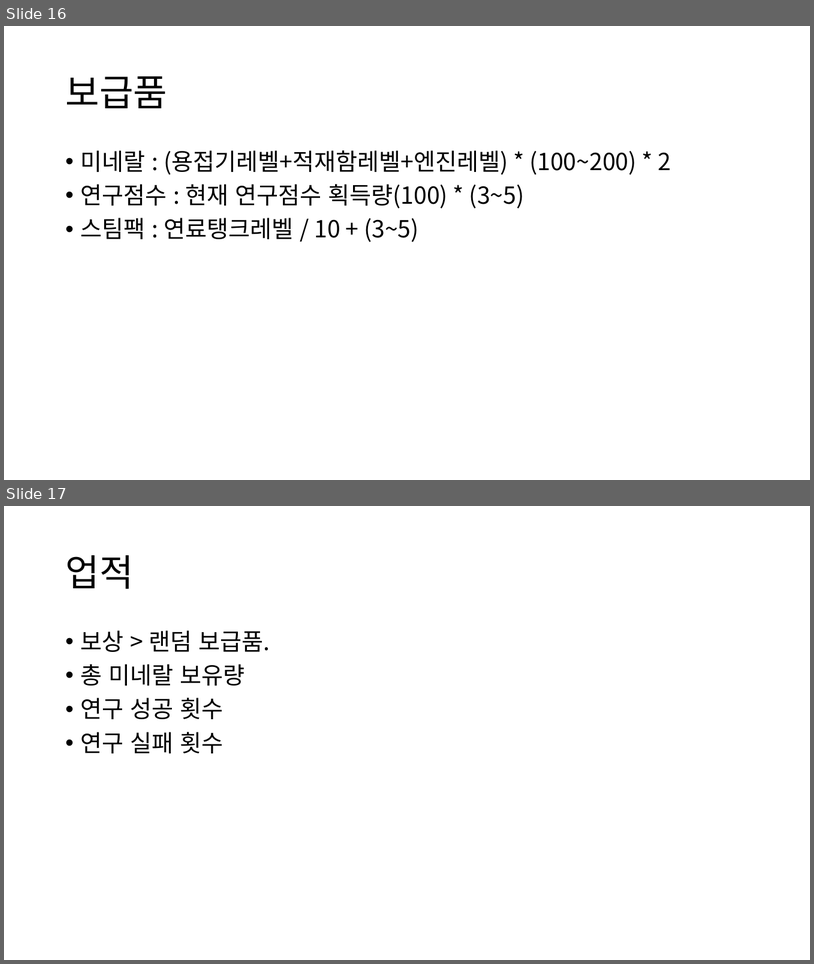
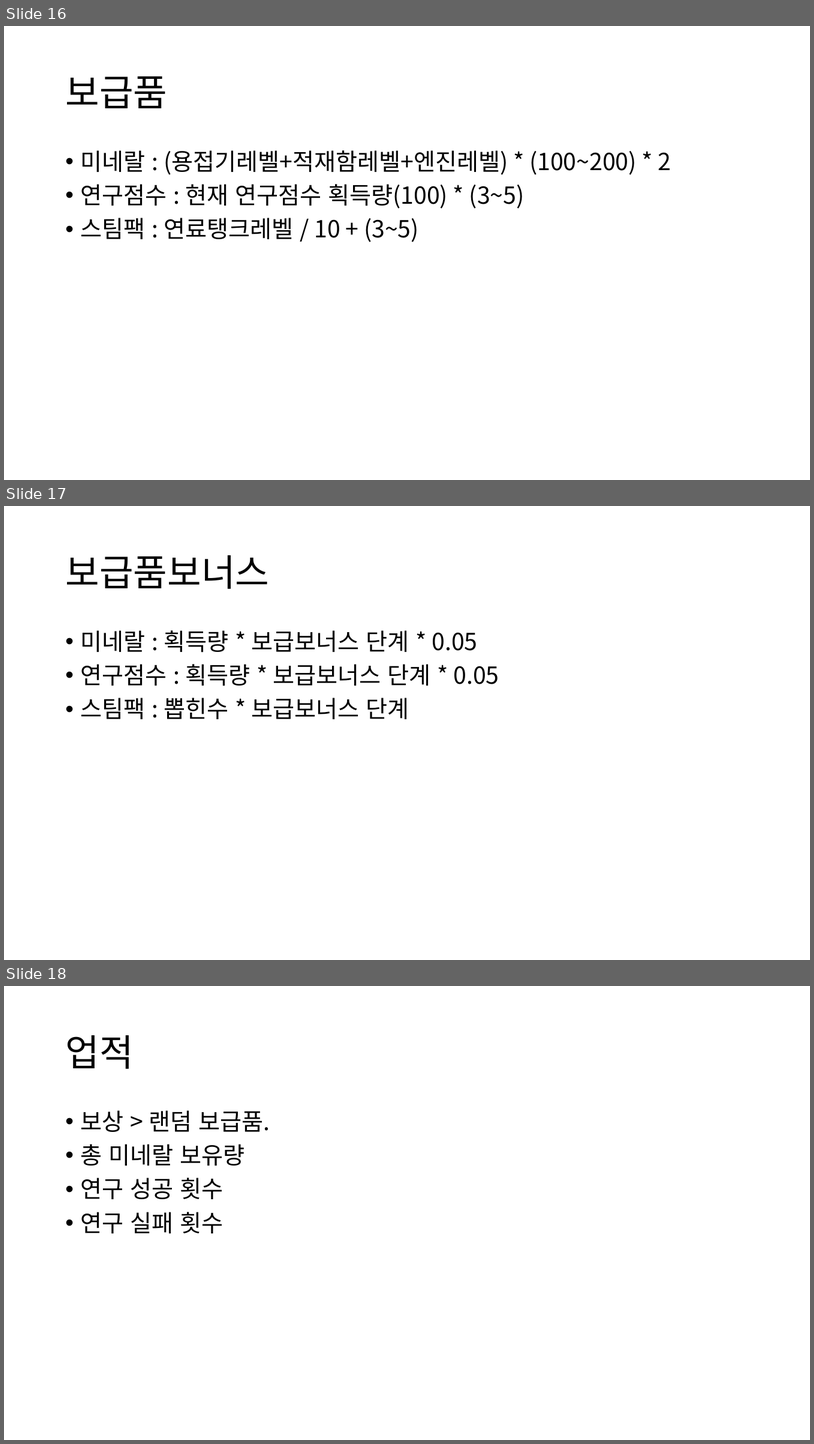
Before and after one commit to SungMinseok/IdleTerran1, a slide deck: SCV 24 기획안.pptx. Shown one above the other, each under a label of ours: slides 16 and 17 before the commit, slides 16, 17 and 18 after it. The pictures are 814x964 and 814x1444 pixels, drawn with LibreOffice and Linux fonts; fonts in the diff are those of the drawing. Boxes give left, top, right and bottom in pixels: in the first picture for what was removed or moved away, otherwise in the second. Text is boxed around its words. In the diff, an @@ line names an element or a change of style, - is before the commit and + after.

```diff
--- a/SCV 24 기획안.pptx
+++ b/SCV 24 기획안.pptx
@@ slide 17 added at box(4, 506, 810, 960), background #FFFFFF @@
@@ title added at box(65, 555, 269, 589), 44 pt, text #000000 @@
+보급품보너스
@@ text added at box(81, 630, 499, 719), 28 pt, text #000000 @@
+• 미네랄 : 획득량 * 보급보너스 단계 * 0.05
+• 연구점수 : 획득량 * 보급보너스 단계 * 0.05
+• 스팀팩 : 뽑힌수 * 보급보너스 단계
@@ what was slide 17 is now slide 18 @@
```
Also in this commit, not shown: 26 other files.
